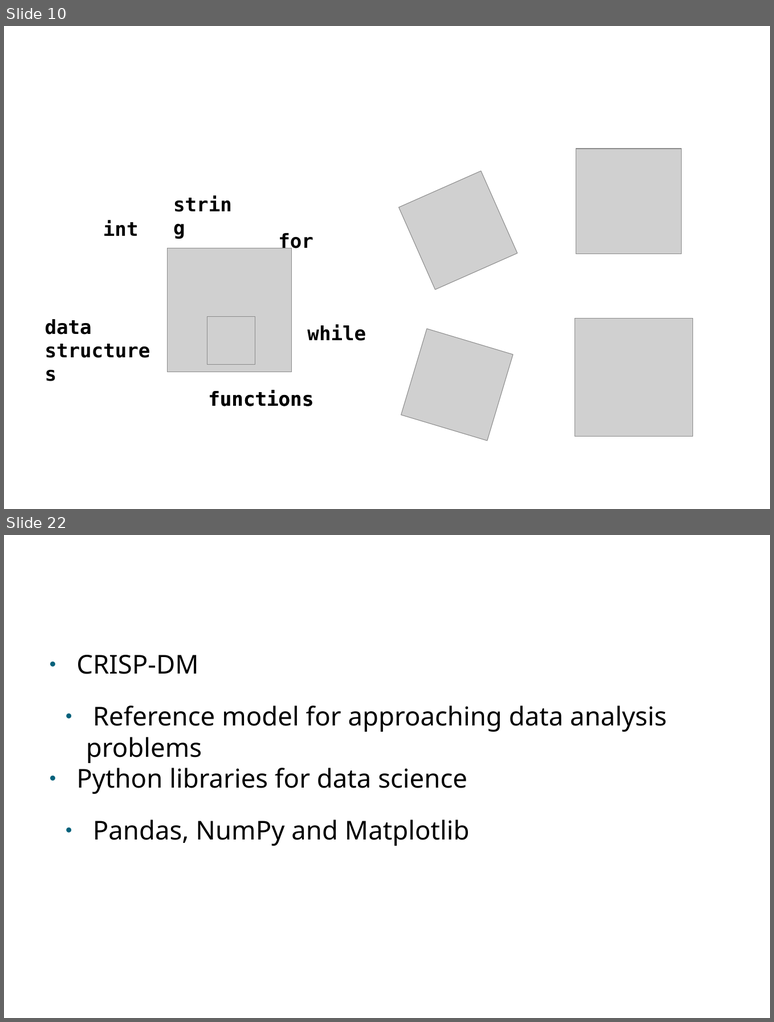
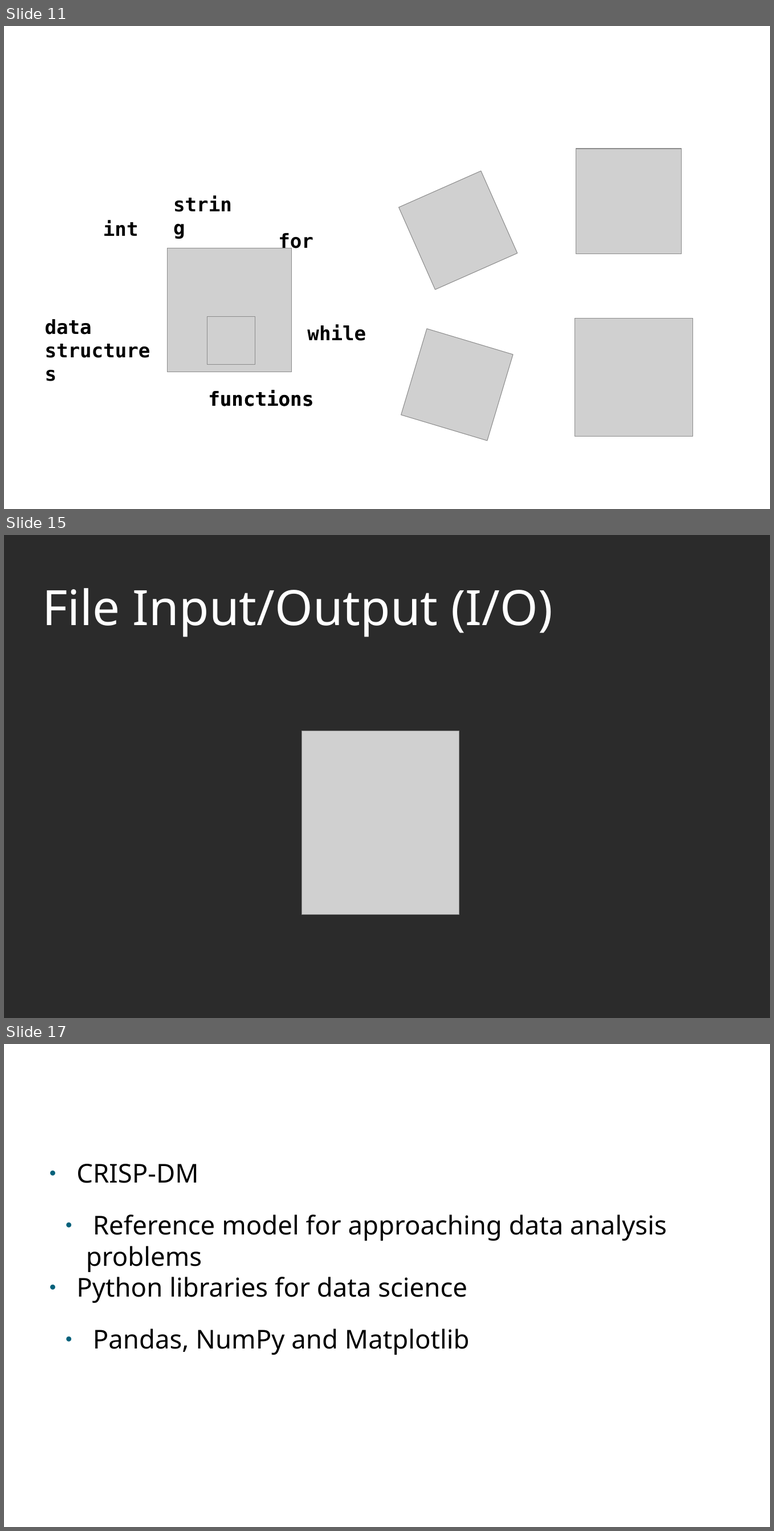
Before and after one commit to PabloMosUU/UssPython, a slide deck: LectureNotes/Module09/09 File IO and Error Handling presentation.odp. Shown one above the other, each under a label of ours: slides 10 and 22 before the commit, slides 11, 15 and 17 after it; the slides between them are not shown. The pictures are 774x1022 and 774x1531 pixels, drawn with LibreOffice and Linux fonts; fonts in the diff are those of the drawing; grey boxes stand for pictures; background and template pictures are left out; a plain dark background stands for a picture behind light text. Boxes give left, top, right and bottom in pixels: in the first picture for what was removed or moved away, otherwise in the second. Text is boxed around its words. In the diff, an @@ line names an element or a change of style, - is before the commit and + after.

```diff
--- a/LectureNotes/Module09/09 File IO and Error Handling presentation.odp
+++ b/LectureNotes/Module09/09 File IO and Error Handling presentation.odp
@@ slide 15 added at <box>4,535,770,1018</box>, background picture (left out) @@
@@ title added at <box>42,588,553,637</box>, 60 pt, text #FFFFFF @@
+File Input/Output (I/O)
@@ picture added at <box>302,731,459,915</box> @@
@@ what was slide 10 is now slide 11 @@
@@ what was slide 22 is now slide 17 @@
```
Also in this commit, not shown: 3 slides changed, 8 other slides added, 8 slides removed, 4 other files.
